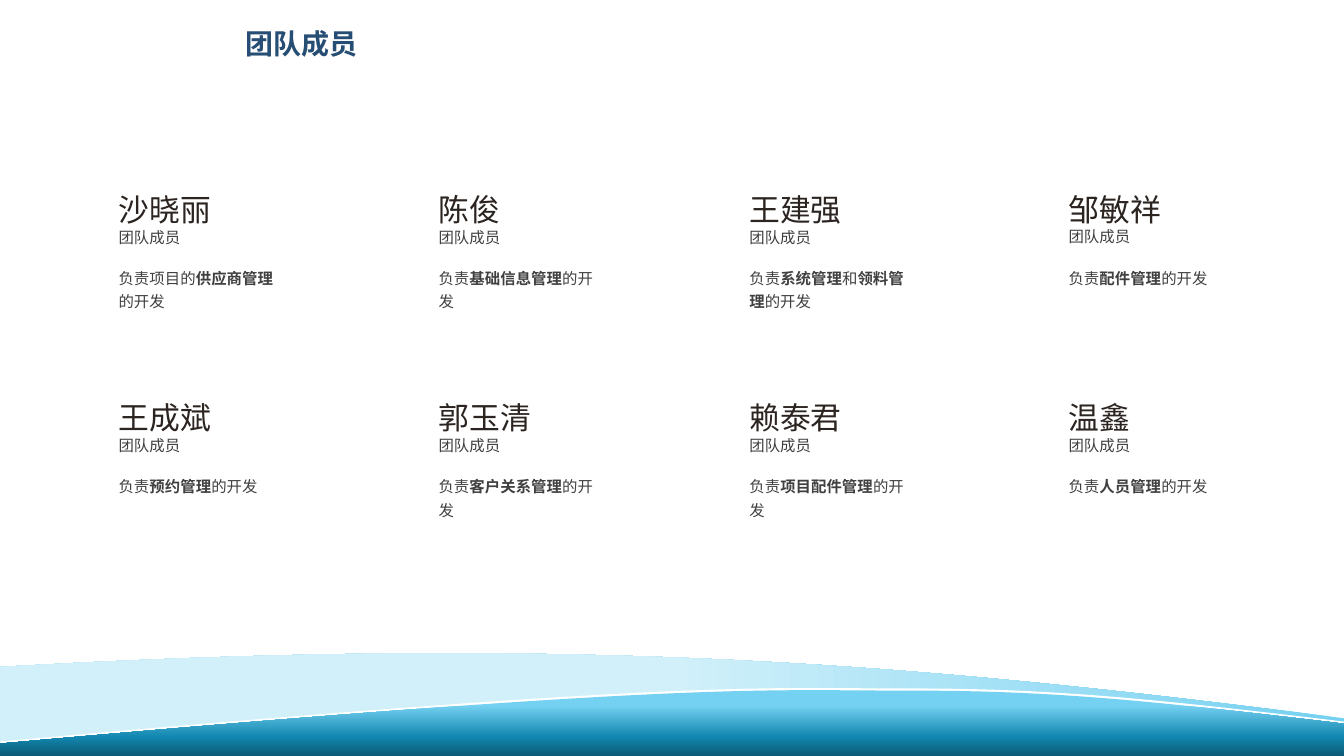
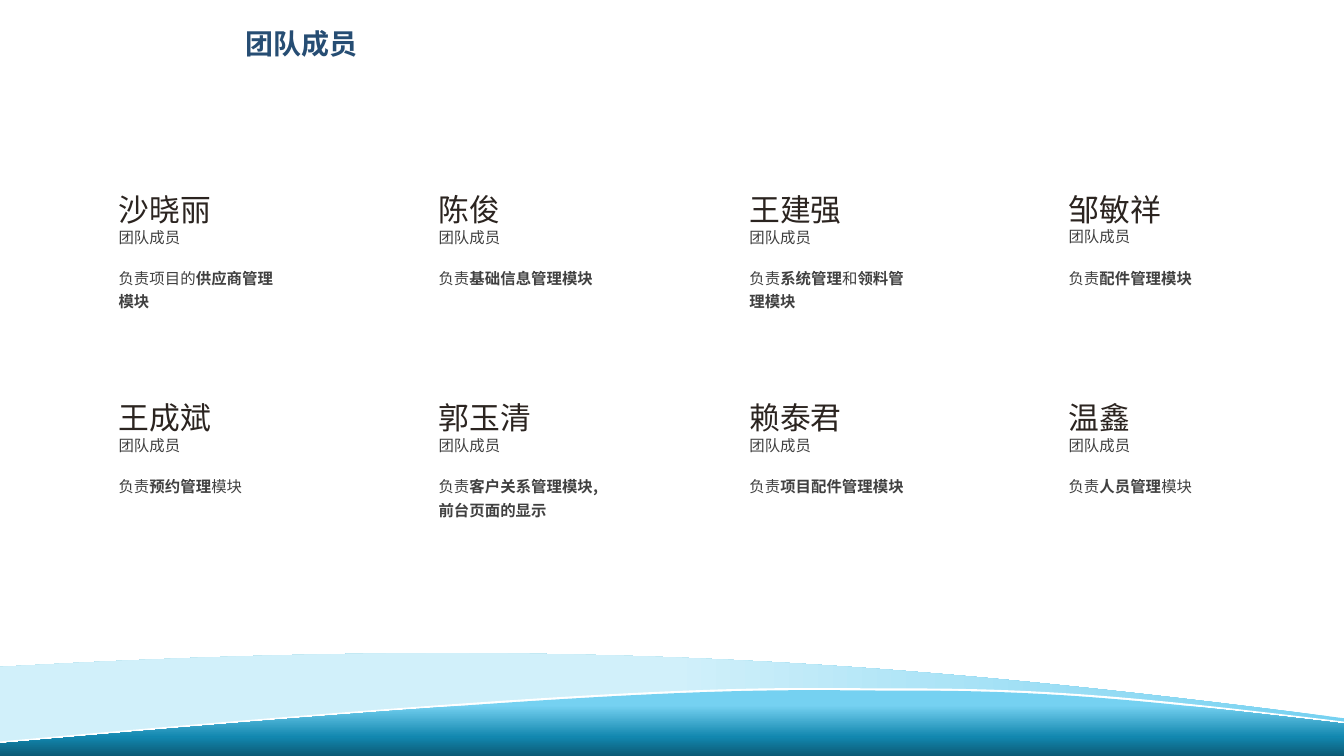
Before and after one commit to GZWgssmart/AutoPlatform, a slide deck: slide 10 of documents/创意科技-项目答辩.pptx. Drawn at 1344x756 pixels with LibreOffice and Linux fonts; fonts in the diff are those of the drawing; background and template pictures are left out. Boxes give left, top, right and bottom in pixels: in the first picture for what was removed or moved away, otherwise in the second. Text is boxed around its words. In the diff, an @@ line names an element or a change of style, - is before the commit and + after.

```diff
--- a/documents/创意科技-项目答辩.pptx
+++ b/documents/创意科技-项目答辩.pptx
@@ text at box(119, 271, 273, 309): text changed; bold on @@
-负责项目的供应商管理的开发
+负责项目的供应商管理模块
@@ text at box(439, 271, 593, 286): text changed @@
-负责基础信息管理的开发
+负责基础信息管理模块
@@ text at box(749, 271, 903, 308): text changed @@
-负责系统管理和领料管理的开发
+负责系统管理和领料管理模块
@@ text at box(1069, 271, 1192, 286): text changed; bold on @@
-负责配件管理的开发
+负责配件管理模块
@@ text at box(119, 479, 243, 494): text changed @@
-负责预约管理的开发
+负责预约管理模块
@@ text at box(439, 479, 599, 518): text changed @@
-负责客户关系管理的开发
+负责客户关系管理模块,前台页面的显示
@@ text at box(749, 479, 903, 494): text changed @@
-负责项目配件管理的开发
+负责项目配件管理模块
@@ text at box(1069, 479, 1193, 494): text changed @@
-负责人员管理的开发
+负责人员管理模块
```
Also in this commit, not shown: 11 other slides changed, 3 slides added, 7 slides removed.
